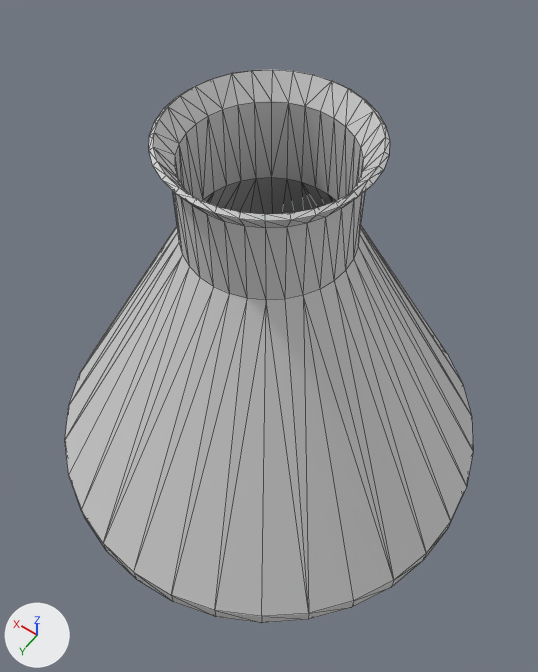
Renders of the OBJ model models/object2122.obj from each side of a commit.
Camera for both pictures: a camera (50 mm lens) standing at (-1.17, 1.12, 2.52) and looking at (-0.12, -0.35, 0.22). The axes (+X, +Y, +Z) are drawn at lower left. The lights are the same throughout. Mesh edges are drawn as thin lines. Where no turn or scale is listed for an object, it has been applied to the vertices.
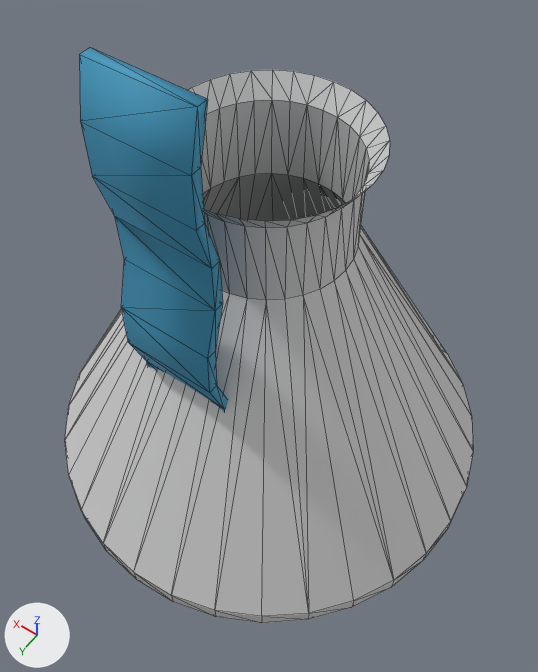
Changed parts and their boxes [x1, y1, x2, y2] in the pictures (538 x 672 px):
'object2122', reshaped: before [65, 69, 473, 623]; after [65, 48, 473, 623]
part 1 of me_object2122, added: after [79, 48, 228, 412]
part 2 of me_object2122, cut back: before [149, 69, 472, 416]; after [188, 71, 472, 416]

Edits to the bpy script that builds the scene:
```text
Add mat_material_001:
    mat_material_001 = principled_material('Material.001')
    mat_material_001.base_color = (0.0502, 0.315, 0.512)  # cyan #3f98be
    mat_material_001.roughness = 0.696
Change me_object2122:
    used by ob_object2122; location = (0.0, 0.0, 0.0)
    remove me_object2122.from_pydata(...)  # 384 vertices, 764 faces; spans x -1.02..0.98, y -1.5..0.5, z -0.78..1.03
    add me_object2122.from_pydata(...)  # 228 vertices, 418 faces; spans x -1.02..0.98, y -1.5..0.5, z -0.78..1.5
    me_object2122 part 1: a new loose piece of 36 vertices spanning x -0.19..0.19, y -0.02..0.08, z 0.01..1.5, in mat_material_001 (cyan #3f98be)
    me_object2122 part 2
    192 vertices are removed from x -1.0..0.96, y -1.48..0.48, z -0.76..1.03
    473 faces are deleted
    59 new faces join them, mat_material (light grey #d1d1d1)
    add me_object2122.materials.append(mat_material_001)  # cyan #3f98be
```
